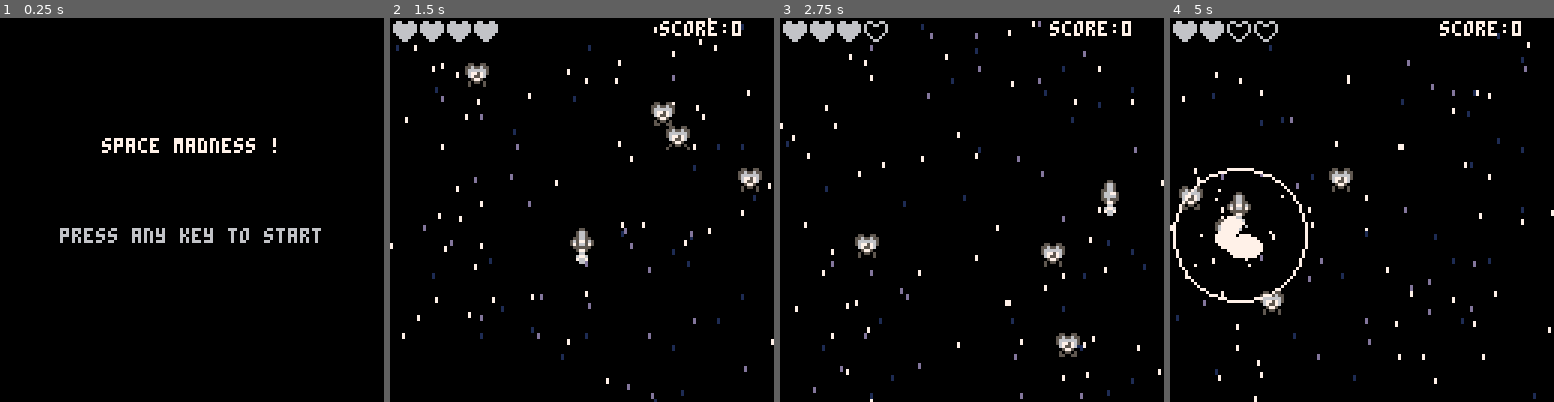
Above: before the commit, frames 1-4 (left to right).
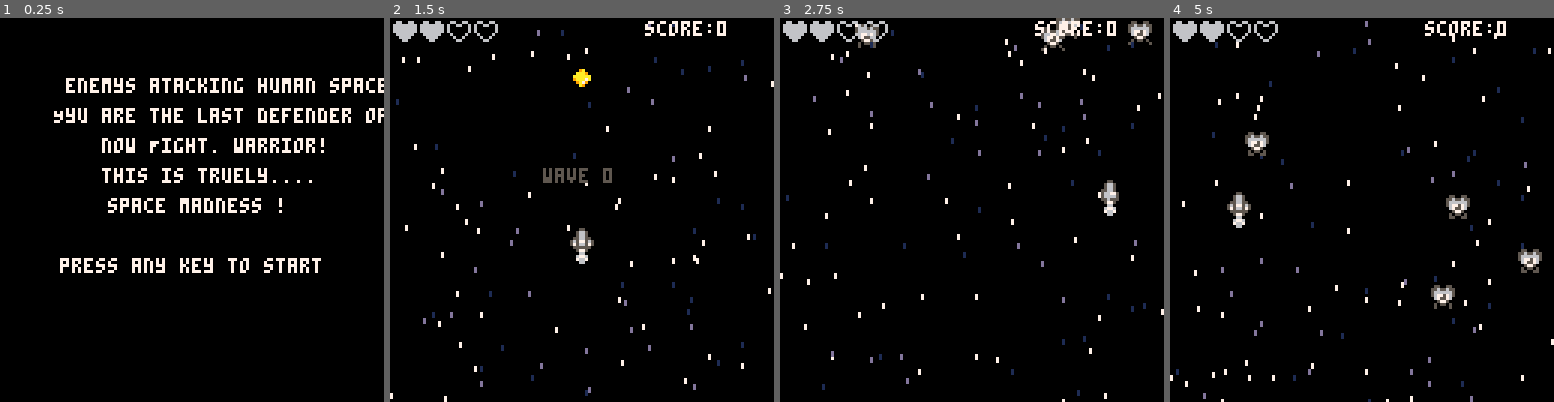
Above: after the commit, the same moments.

Repository: thorty/pico8_shmup
Game: PICO-8 cartridge myshmup2.p8
Same seed, same stepped clock (60 frames per second), same inputs: the game is played once before the commit and once after it.
Inputs:
- Up to frame 1 (0.25 s): no input
- Up to frame 2 (1.5 s): tap X (X key) at 0.33, 1.07 s; tap O (Z key) at 0.7 s
- Up to frame 3 (2.75 s): hold Right 1.6-2.1 s; tap O (Z key) at 1.7, 2.1, 2.5 s; tap X (X key) at 1.85 s; hold Up 2.15-2.42 s; hold Right from 2.47 s (still down)
- Up to frame 4 (5 s): tap O (Z key) every 0.4 s from 2.9 to 4.9 s; tap X (X key) at 2.97, 4.08 s; release Right at 3.03 s; hold Left 3.08-3.58 s; hold Down 3.63-3.97 s; hold Right 4.02-4.68 s; hold Up from 4.73 s (still down)

The runs differ from the first frame. In frame 1, 7.3% of the frame differs, in the area x 14-100%, y 15-67%; in frame 2, 4.7%; in frame 3, 4.5%; in frame 4, 6.3%.

Commit message:
add enemiewaves win and gameover screen and resoawn of enemies

Diff:
--- a/enemies.lua
+++ b/enemies.lua
@@ -1,14 +1,25 @@
+--add enemies and random place
+function spawnwave()
+	enemies={}
+	enemiesmax=4
+	spawnenemies()
+end
+
 --add enemies and random place
 function spawnenemies()
+
+	enemies={}
+	enemiesmax=4
+
 	for i=1,enemiesmax do
 		if #enemies < enemiesmax then
 			local myen={}
 			myen.hp=2
 			myen.flash=0
 			myen.x=rnd(120)
-			myen.y=rnd(30)-5
+			myen.y=rnd(10)*-1
 			myen.sp=21
-			myen.speed=rnd(2)+0.5
+			myen.speed=rnd(1)+0.5
 			add(enemies,myen)
 		end
 	end
--- a/game.lua
+++ b/game.lua
@@ -1,6 +1,7 @@
 function startgame()
 
 	t=0
+	screentime=60
 	ship={}
 	ship.sp=2
 	ship.y=70
@@ -16,9 +17,11 @@
 	--shootanim on ship
 	muzzle=0
 
+	wave=0
 	score=0
-	lives=4
+	lives=2
 	invul=0
+
 
 	stars={}
 	for i=1,100 do
@@ -29,10 +32,8 @@
 		add(stars,newstar)
 	end
 
-	enemies={}
-	enemiesmax=4
-
-	mode="game"
+
+
 end
 
 function update_game()
@@ -60,6 +61,7 @@
 		ship.sx=0
 		ship.sy=2
 	end
+
 	if btn(5) then
 		if bulltimer<=0 then
 			add_bullet()
@@ -125,6 +127,11 @@
 					score+=100
 					sfx(2)
 					explode(myen.x+4,myen.y+4)
+
+					if #enemies <=0 then
+						startnewwave()
+					end
+
 				end
 			end
 		end
@@ -151,7 +158,15 @@
 		invul-=1
 	end
 
-	--time for gameoveranimation
+	-- check if enemy is out of screen then respawn
+	for myen in all(enemies) do
+		if myen.y>115 then
+			myen.y=-4
+		end
+	end
+
+
+	--time befor gameoveranimation
 	if lives <=0 then
 		gameovertime-=1
 		if gameovertime<=0 then
@@ -171,7 +186,6 @@
 
 	animatestars()
 
-	spawnenemies()
 end
 
 
@@ -213,12 +227,12 @@
 	draw_explosion()
 
 	--metainfo
-	print("score:"..score,90,1,7)
+	print("score:"..score,85,1,7)
 	for i=1,4 do
 		if lives>=i then
 			spr(10,i*9-8,1)
 		else
-				spr(9,i*9-8,1)
+			spr(9,i*9-8,1)
 		end
 	end
 end
--- /dev/null
+++ b/gamescreens.lua
@@ -0,0 +1,79 @@
+
+function update_start()
+	blinkt = blinkt+1
+	if btnp(4) or btnp(5) then
+		mode="levelscreen"
+		startgame()
+	end
+end
+
+function draw_start()
+	cls(0)
+	print("enemys atacking human spacestation. ",22,20,7)
+	print("Yyu are the last defender of human live. ",18,30,7)
+	print("now Fight. warrior!",34,40,7)-- our radar system recognizes 9 waves and one mothership
+	print("this is truely....",34,50,7)
+	print("space madness !",36,60,7)
+	print("press any key to start",20,80,blink())
+end
+
+function update_levelscreen()
+	levelt=levelt+1
+	update_game()
+	if levelt>60 then
+		levelt=0
+		bullets={}
+		mode="game"
+		spawnwave()
+	end
+end
+
+function draw_levelscreen()
+	cls(0)
+	draw_game()
+	print("wave "..wave,"51","50",blink())
+end
+
+function startnewwave()
+	wave+=1
+	mode="levelscreen"
+	if wave >= 3 then
+		mode="won"
+	end
+end
+
+function update_over()
+	screentime-=1
+	if screentime <=0 then
+		if btnp(4) or btnp(5) then
+			startgame()
+			mode="start"
+		end
+	end
+end
+
+
+function draw_over()
+	cls(0)
+	print("game over",45,40,8)
+	print("press any key to continue",16,70,blink())
+end
+
+
+function update_won()
+	screentime-=1
+	if screentime <=0 then
+		if btnp(4) or btnp(5) then
+			startgame()
+			mode="start"
+		end
+	end
+end
+
+
+function draw_won()
+	cls(0)
+	print("congrats. you defeat human race!",10,40,8)
+	print("your score: "..score,15,50,8)
+	print("press any key to continue",16,70,blink())
+end
--- a/main.lua
+++ b/main.lua
@@ -20,6 +20,9 @@
 	elseif mode=="over" then
 		-- game over
 		draw_over()
+	elseif mode=="won" then
+		-- game over
+		draw_won()
 	end
 end
 
@@ -33,5 +36,7 @@
 		update_levelscreen()
 	elseif mode=="over" then
 		update_over()
+	elseif mode=="won" then
+		update_won()
 	end
 end
--- a/myshmup2.p8
+++ b/myshmup2.p8
@@ -2,9 +2,8 @@
 version 36
 __lua__
 #include main.lua
-#include start.lua
 #include game.lua
-#include over.lua
+#include gamescreens.lua
 #include tools.lua
 #include enemies.lua
 #include bullets.lua
--- a/over.lua
+++ /dev/null
@@ -1,13 +0,0 @@
-function update_over()
-	blinkt = blinkt+1
-	if btnp(4) or btnp(5) then
-		mode="start"
-	end
-end
-
-
-function draw_over()
-	cls(0)
-	print("game over",45,40,8)
-	print("press any key to continue",16,70,blink())
-end
--- a/start.lua
+++ /dev/null
@@ -1,28 +0,0 @@
-
-function update_start()
-	blinkt = blinkt+1
-	if btnp(4) or btnp(5) then
-		mode="levelscreen"
-	end
-end
-
-
-function update_levelscreen()
-	levelt=levelt+1
-	if levelt>20 then
-		levelt=0
-		startgame()
-	end
-end
-
-
-function draw_start()
-	cls(0)
-	print("space madness !",34,40,7)
-	print("press any key to start",20,70,blink())
-end
-
-function draw_levelscreen()
-	cls(0)
-	print("wave "..wave,"51","50",12)
-end
--- a/tools.lua
+++ b/tools.lua
@@ -27,7 +27,8 @@
 
 
 function blink()
-	blinka = {5,5,5,5,5,5,5,6,6,6,7,7,7}
+	blinka = {5,5,5,5,5,5,5,6,6,6,6,6,6,7,7,7,7,7,7}
+	blinkt+=1
 	if blinkt>#blinka then
 		blinkt = 1
 	end
@@ -160,7 +161,7 @@
 		part.maxage-=1
 		if part.size<=0 and not part.spark then
 			del(parts,part)
-		elseif part.spark and part.maxage <=15 then
+		elseif part.spark and part.maxage <=18 then
 			del(parts,part)
 		end
 	end
